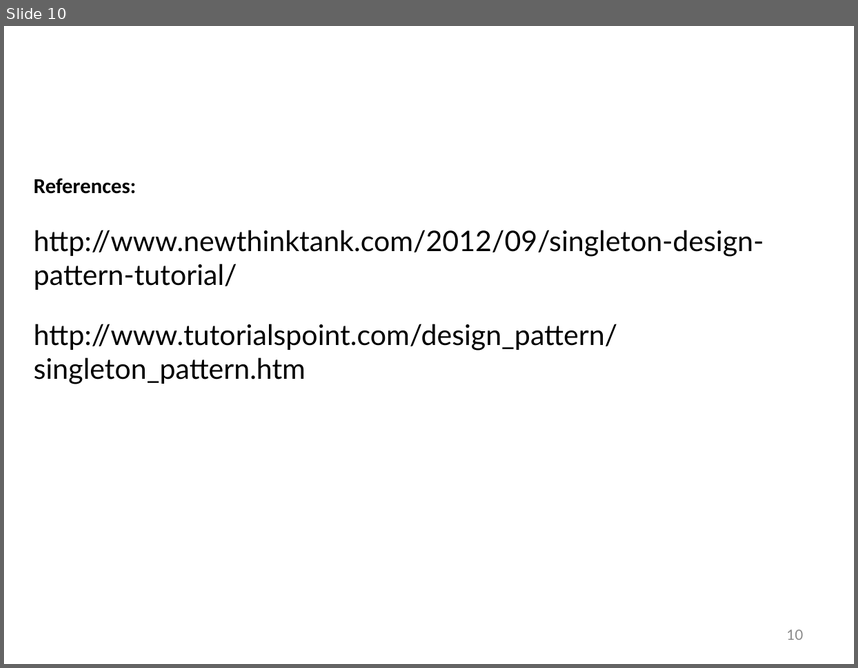
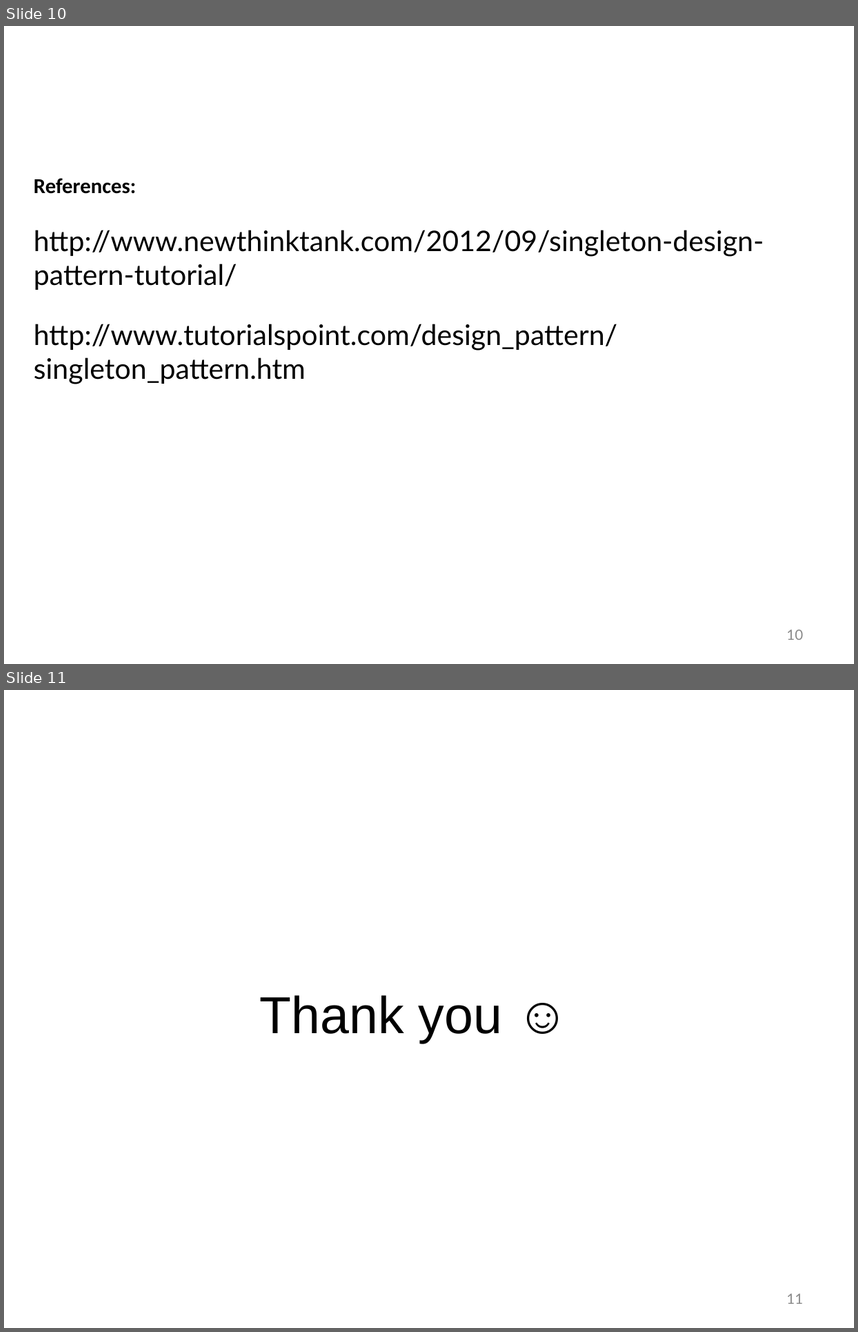
Before and after one commit to vilasmamidyala/ase_dp, a slide deck: singleton.ppt. Shown one above the other, each under a label of ours: slide 10 before the commit, slides 10 and 11 after it. The pictures are 858x668 and 858x1332 pixels, drawn with LibreOffice and Linux fonts; fonts in the diff are those of the drawing; background and template pictures are left out. Boxes give left, top, right and bottom in pixels: in the first picture for what was removed or moved away, otherwise in the second. Text is boxed around its words. In the diff, an @@ line names an element or a change of style, - is before the commit and + after.

Commit message:
changes made to ppt
this is final ppt for singleton design pattern

```diff
--- a/singleton.ppt
+++ b/singleton.ppt
@@ slide 11 added at [4, 690, 854, 1328], background picture (left out) @@
@@ title added at [260, 995, 502, 1043], 44 pt, text #000000 @@
+Thank you ☺
@@ page number added at [786, 1293, 803, 1303], 12 pt, text #898989 @@
+11
```
